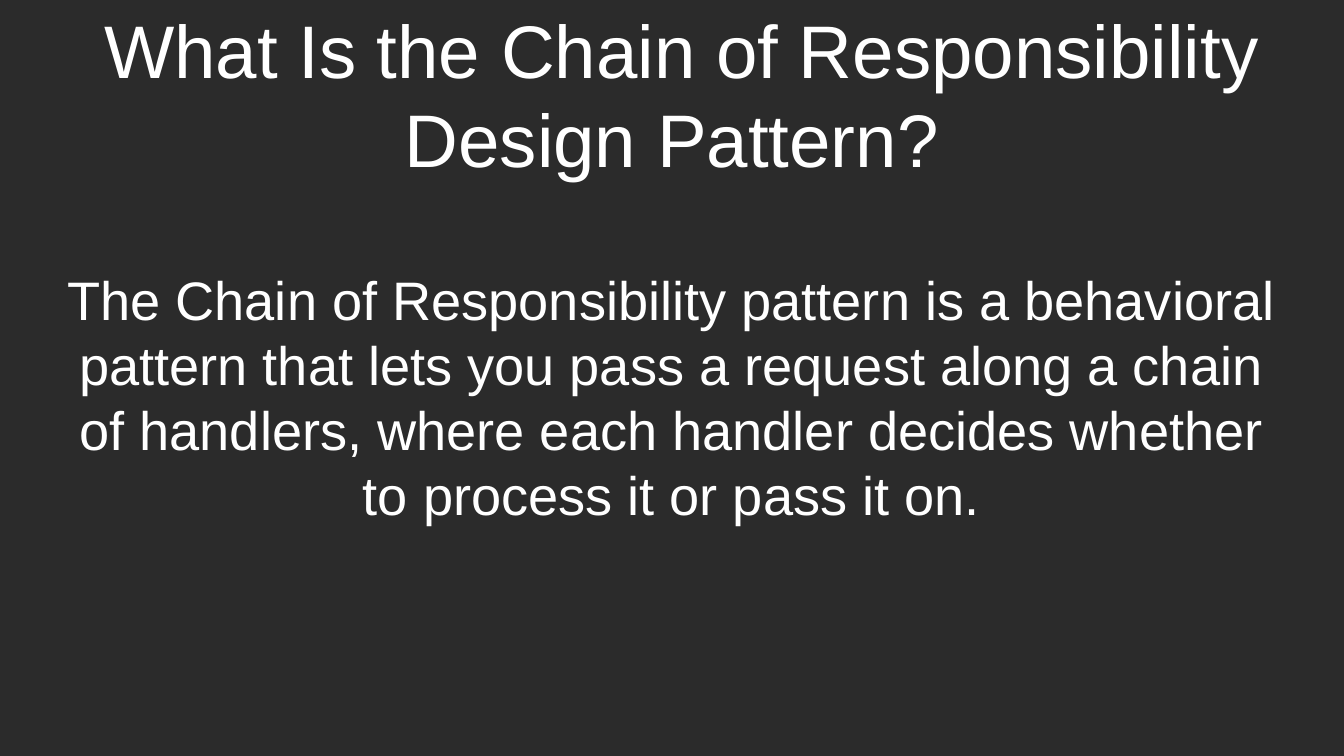
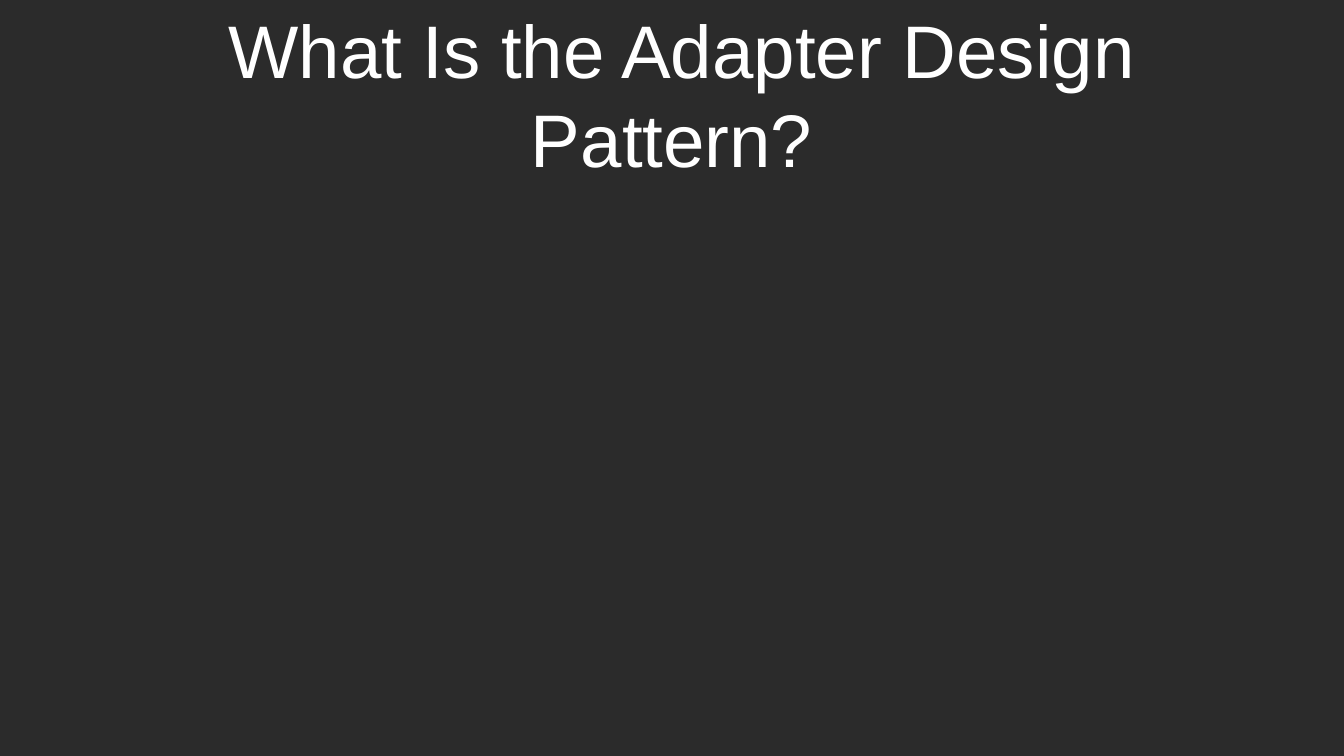
Before and after one commit to RayAndrade/JavaScriptStudy, a slide deck: slide 2 of Structural/Adapter/intro.odp. Drawn at 1344x756 pixels with LibreOffice and Linux fonts; fonts in the diff are those of the drawing; background and template pictures are left out; a plain dark background stands for a picture behind light text. Boxes give left, top, right and bottom in pixels: in the first picture for what was removed or moved away, otherwise in the second. Text is boxed around its words. In the diff, an @@ line names an element or a change of style, - is before the commit and + after.

```diff
--- a/Structural/Adapter/intro.odp
+++ b/Structural/Adapter/intro.odp
@@ title at [228,24,1135,168]: text changed @@
-What Is the Chain of Responsibility Design Pattern?
+What Is the Adapter Design Pattern?
@@ subtitle removed at [67,280,1274,524] @@
-The Chain of Responsibility pattern is a behavioral pattern that lets you pass a request along a chain of handlers, where each handler decides whether to process it or pass it on.
```
Also in this commit, not shown: 6 other slides changed, 5 slides added, 5 slides removed, 11 other files.
